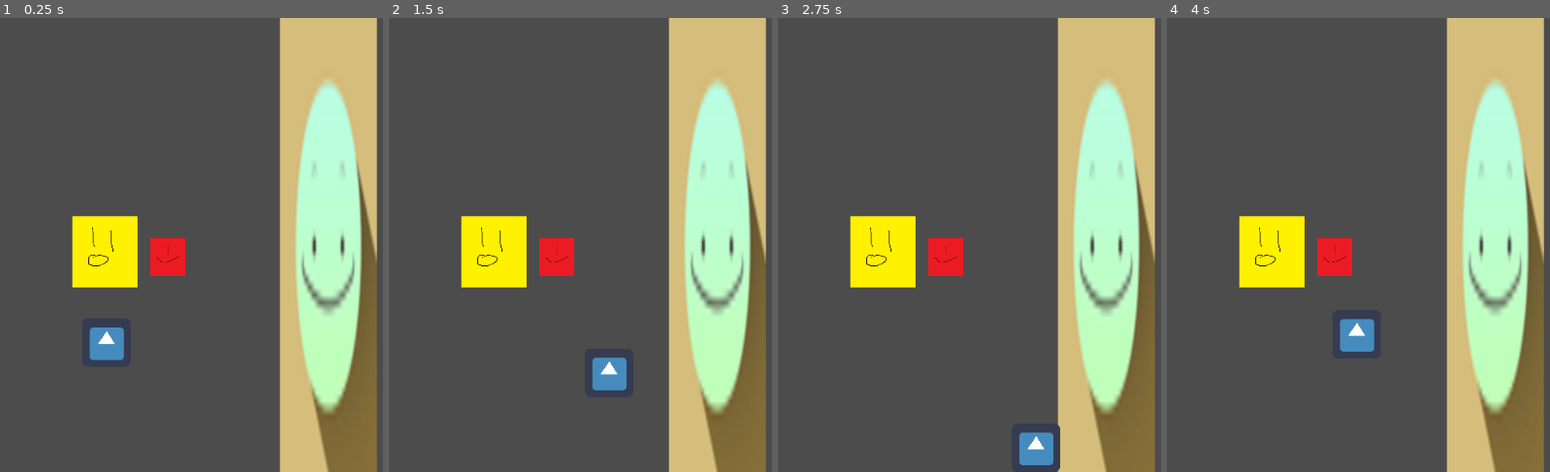
Above: before the commit, frames 1-4 (left to right).
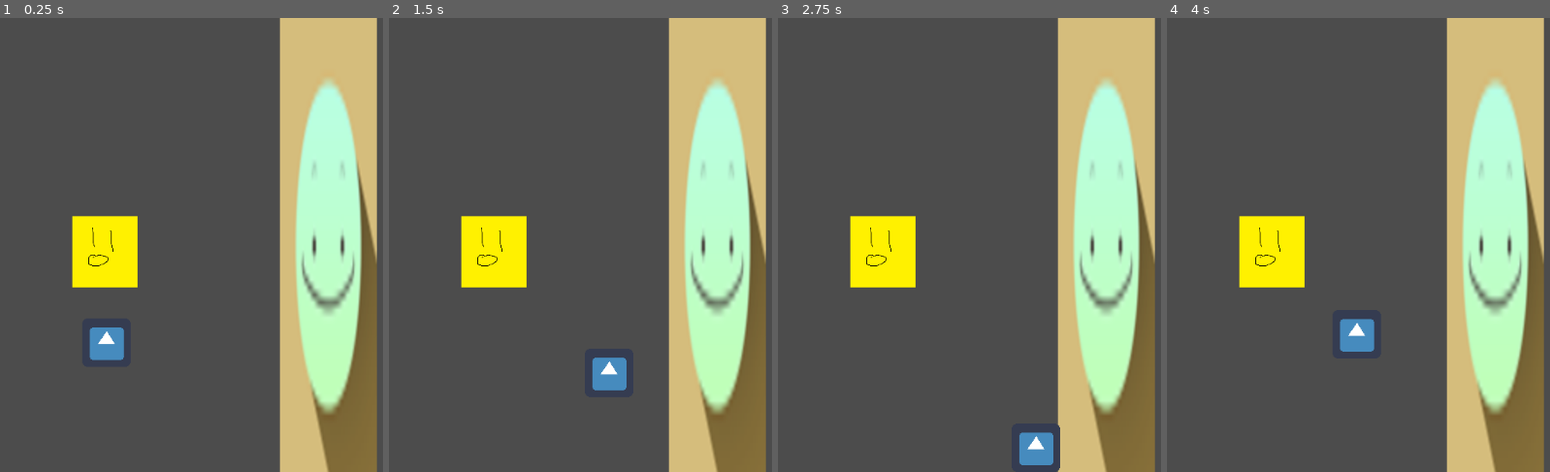
Above: after the commit, the same moments.

Repository: Lucianono/DinerWithMonster
Game: Godot game, scene res://on-site.tscn
Two runs of this game, one before a commit and one after it. Both use one fixed random seed, a clock stepped at 60 frames per second and the inputs below. The engine's default icon, where the game draws it, is replaced by a stand-in: a white triangle on a blue panel in a dark square.
Inputs:
- Up to frame 1 (0.25 s): no input
- Up to frame 2 (1.5 s): tap Enter at 0.5 s; hold Right (ui_right) 0.53-1.28 s; hold Down (ui_down) from 1.28 s (still down)
- Up to frame 3 (2.75 s): release Down (ui_down) at 2.03 s; hold Right (ui_right) from 2.03 s (still down)
- Up to frame 4 (4 s): tap Space at 2.75 s; release Right (ui_right) at 2.78 s; hold Up (ui_up) 2.78-3.53 s; hold Left (ui_left) from 3.53 s (still down)

The runs differ from the first frame. In frame 1, 0.8% of the frame differs, in the area x 39-49%, y 48-57%; in frame 2, 0.8%; in frame 3, 0.8%; in frame 4, 0.8%.

Commit message:
spawn ingredient and detect player

Diff:
--- /dev/null
+++ b/ingredient-entity.gd
@@ -0,0 +1,10 @@
+extends Area2D
+
+
+func _ready():
+	pass
+
+
+func _on_ingredientdrop_area_entered(area):
+	if area.get_name() == "caldo-area" :
+		queue_free()
--- a/ingredient-entity.tscn
+++ b/ingredient-entity.tscn
@@ -1,11 +1,13 @@
-[gd_scene load_steps=3 format=2]
+[gd_scene load_steps=4 format=2]
 
 [ext_resource path="res://a2.png" type="Texture" id=1]
+[ext_resource path="res://ingredient-entity.gd" type="Script" id=2]
 
 [sub_resource type="RectangleShape2D" id=1]
 extents = Vector2( 23, 25 )
 
 [node name="ingredient-drop" type="Area2D"]
+script = ExtResource( 2 )
 
 [node name="Sprite" type="Sprite" parent="."]
 scale = Vector2( 0.152318, 0.152318 )
@@ -13,3 +15,5 @@
 
 [node name="CollisionShape2D" type="CollisionShape2D" parent="."]
 shape = SubResource( 1 )
+
+[connection signal="area_entered" from="." to="." method="_on_ingredientdrop_area_entered"]
--- a/on-site.gd
+++ b/on-site.gd
@@ -1,11 +1,19 @@
 extends Node
 
 
-onready var ingr_ent = preload("res://ingredient-entity.tscn")
+onready var ingr = preload("res://ingredient-entity.tscn")
+onready var coop = preload("res://egg-coop.tscn")
+var coop_position
 
 func _ready():
+	coop_position = get_node("Coop").get_position()
+	print(coop_position)
+	randomize()
 	set_process(true)
 
 
 func _on_Coop_coop_entered():
+	var ingr_ent = ingr.instance()
+	add_child(ingr_ent)
+	ingr_ent.set_position(coop_position + Vector2(20,50))
 	print("caldo_entered")
--- a/on-site.tscn
+++ b/on-site.tscn
@@ -1,10 +1,9 @@
-[gd_scene load_steps=6 format=2]
+[gd_scene load_steps=5 format=2]
 
 [ext_resource path="res://on-site.gd" type="Script" id=1]
 [ext_resource path="res://main-sprite.tscn" type="PackedScene" id=2]
 [ext_resource path="res://stall.tscn" type="PackedScene" id=3]
 [ext_resource path="res://egg-coop.tscn" type="PackedScene" id=4]
-[ext_resource path="res://ingredient-entity.tscn" type="PackedScene" id=5]
 
 [node name="Node2D" type="Node"]
 script = ExtResource( 1 )
@@ -19,7 +18,4 @@
 [node name="Stall-area" parent="." instance=ExtResource( 3 )]
 position = Vector2( 509, 301 )
 
-[node name="ingredient-drop" parent="." instance=ExtResource( 5 )]
-position = Vector2( 297, 316 )
-
 [connection signal="coop_entered" from="Coop" to="." method="_on_Coop_coop_entered"]
